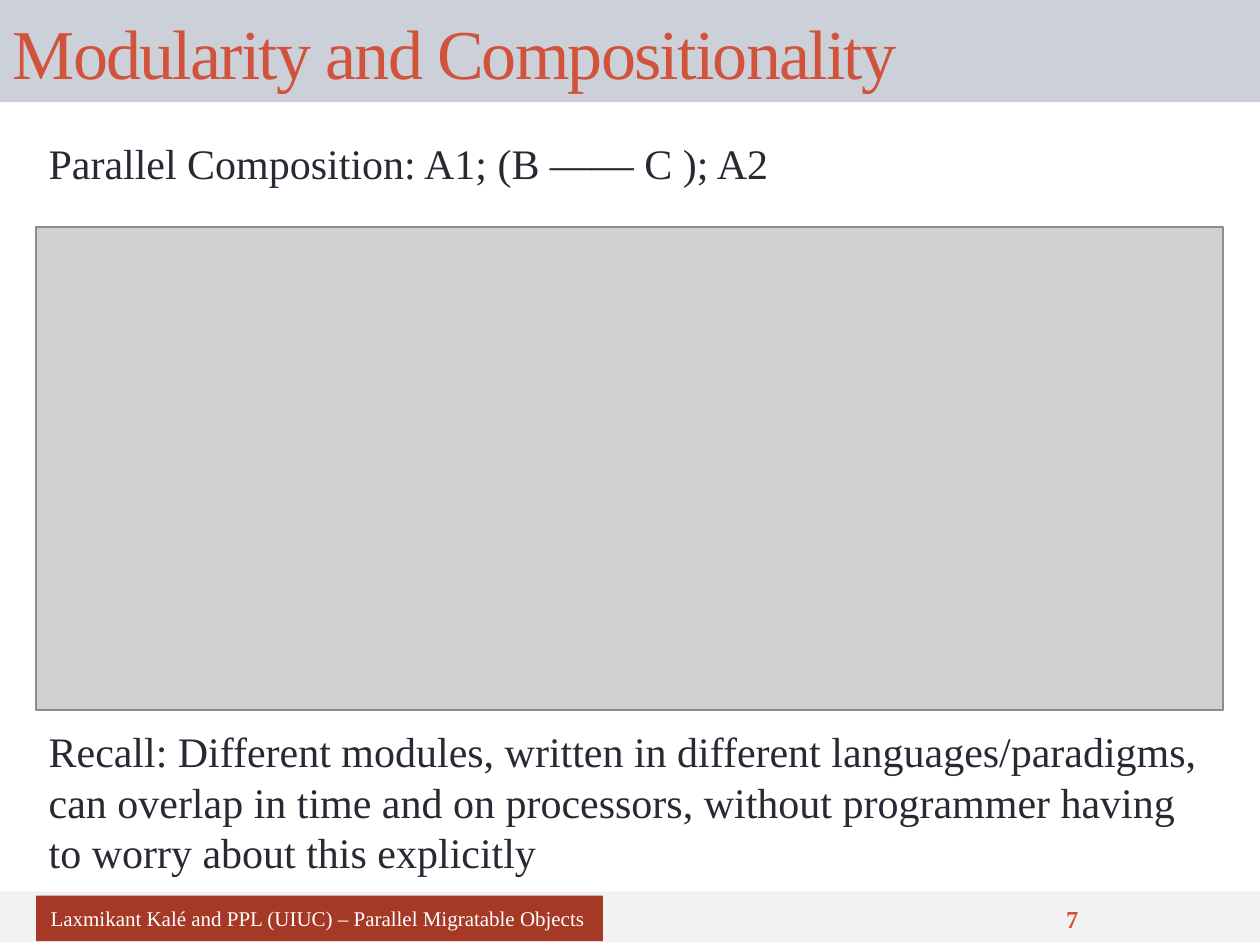
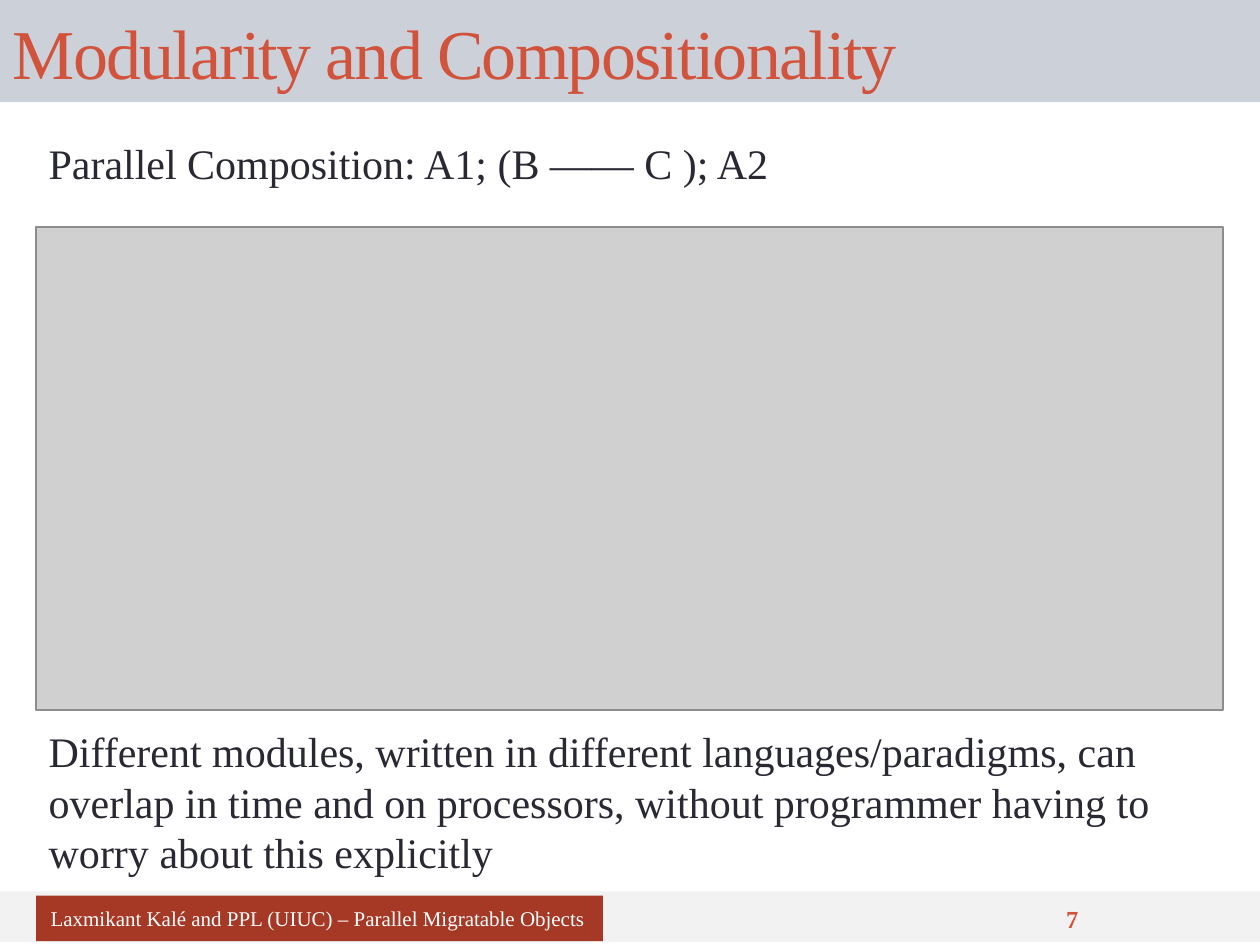
Before and after one commit to UIUC-PPL/charm_tutorial, a slide deck: slide 7 of tutorial-03-benefits.pptx. Drawn at 1260x945 pixels with LibreOffice and Linux fonts; fonts in the diff are those of the drawing; grey boxes stand for pictures. Boxes give left, top, right and bottom in pixels: in the first picture for what was removed or moved away, otherwise in the second. Text is boxed around its words. In the diff, an @@ line names an element or a change of style, - is before the commit and + after.

```diff
--- a/tutorial-03-benefits.pptx
+++ b/tutorial-03-benefits.pptx
@@ text at (49,737,1150,877): text changed @@
-Recall: Different modules, written in different languages/paradigms, can overlap in time and on processors, without programmer having to worry about this explicitly
+Different modules, written in different languages/paradigms, can overlap in time and on processors, without programmer having to worry about this explicitly
```
Also in this commit, not shown: 1 other slide changed, 4 other files.
